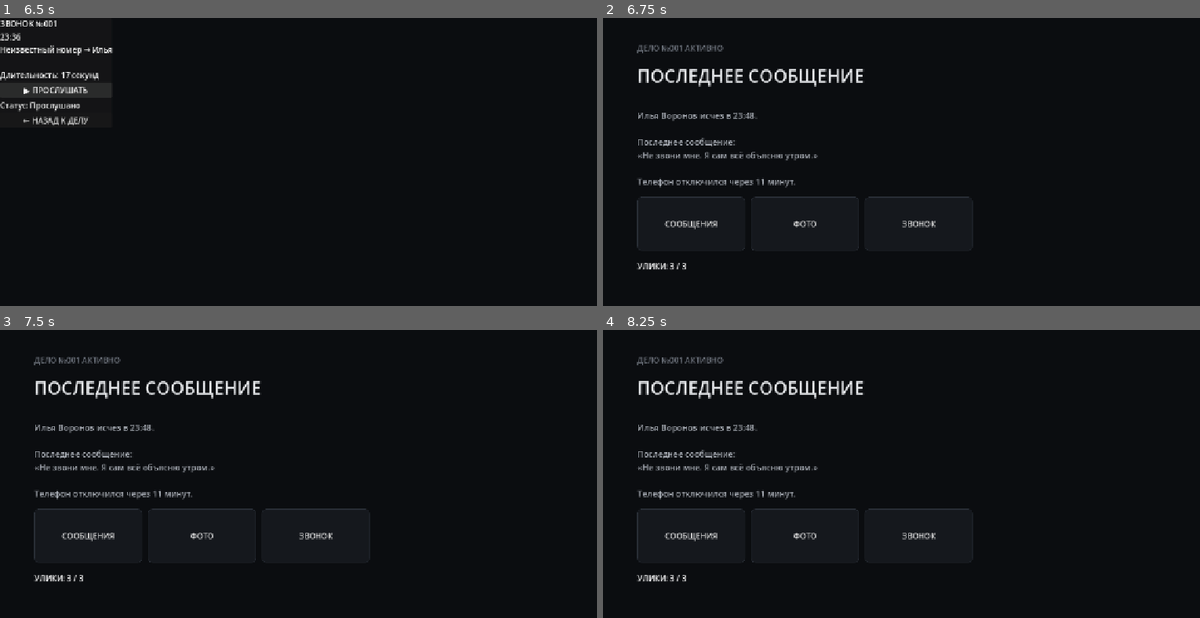
Above: before the commit, frames 1-4 (two rows, left to right).
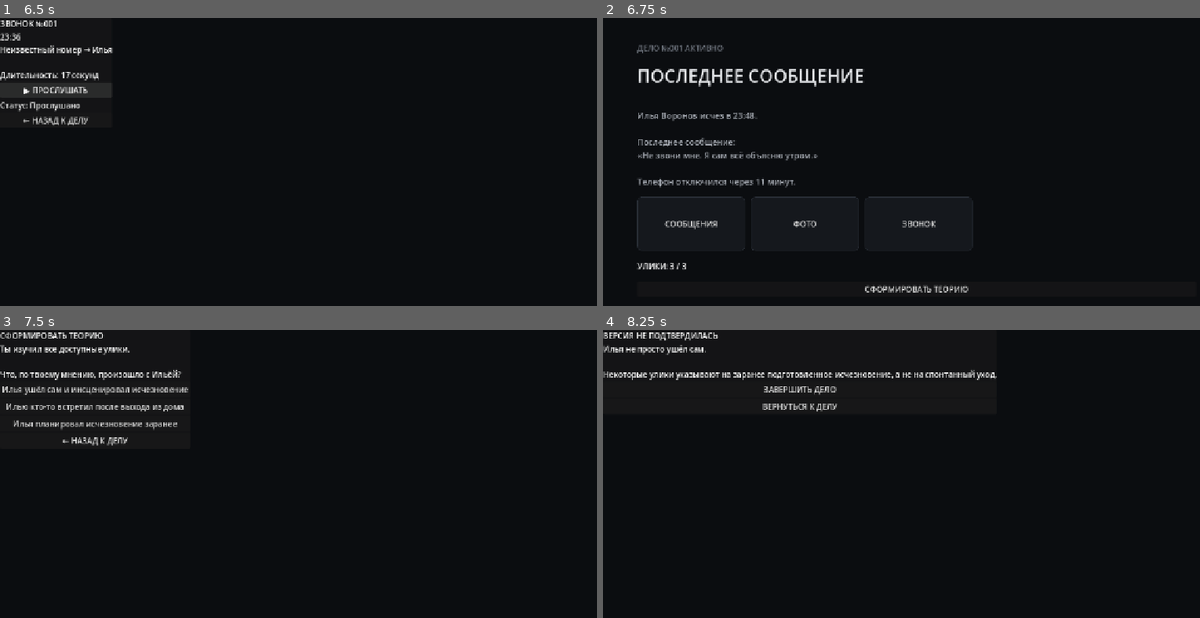
Above: after the commit, the same moments.

Repository: Trostinkka/CASEFILE
Game: Godot game, scene res://scenes/case_001.tscn
The game is run twice, just before and just after one commit, with the same random seed, the same clock (stepped at 60 frames per second) and the same inputs.
Inputs (mouse positions are in pixels of both pictures, inside the frame that each line leads up to):
- Up to frame 1 (6.5 s): click "СООБЩЕНИЯ" at 0.5 s; click "← НАЗАД К ДЕЛУ" at 1.25 s; click "ФОТО" at 2 s; click "← НАЗАД К ДЕЛУ" at 2.75 s; click "ЗВОНОК" at 3.5 s; click "▶ ПРОСЛУШАТЬ" at 4.25 s; click "▶ ПРОСЛУШАТЬ" at 5 s; click "▶ ПРОСЛУШАТЬ" at 5.75 s
- Up to frame 2 (6.75 s): click "← НАЗАД К ДЕЛУ" at 6.5 s
- Up to frame 3 (7.5 s): click (316, 600) at 7.25 s, where only the run after the commit has a clickable "СФОРМИРОВАТЬ ТЕОРИЮ"
- Up to frame 4 (8.25 s): click (698, 390) at 8 s, where only the run after the commit has a clickable "Илья ушёл сам и инсценировал …"

Frame 1 is identical in both runs. In frame 2, 0.3% of the frame differs, in the area x 43-62%, y 92-96%; in frame 3, 5.4%, in the area x 0-62%, y 0-88%; in frame 4, 5.0%.

Commit message:
add theory block

Diff:
--- a/scenes/case_001.tscn
+++ b/scenes/case_001.tscn
@@ -174,6 +174,10 @@
 layout_mode = 2
 text = "УЛИКИ: 0 / 3"
 
+[node name="TheoryButton" type="Button" parent="Content/MainContainer" unique_id=2115898349]
+layout_mode = 2
+text = "СФОРМИРОВАТЬ ТЕОРИЮ"
+
 [node name="MessagesPanel" type="PanelContainer" parent="." unique_id=207583073]
 visible = false
 layout_mode = 0
@@ -272,11 +276,100 @@
 [node name="BackButton" type="Button" parent="CallPanel/CallContent" unique_id=393154187]
 layout_mode = 2
 text = "← НАЗАД К ДЕЛУ"
+
+[node name="TheoryPanel" type="PanelContainer" parent="." unique_id=497561385]
+visible = false
+layout_mode = 0
+offset_right = 40.0
+offset_bottom = 40.0
+
+[node name="TheoryContent" type="VBoxContainer" parent="TheoryPanel" unique_id=1972856519]
+layout_mode = 2
+
+[node name="TheoryTitle" type="Label" parent="TheoryPanel/TheoryContent" unique_id=1223381762]
+layout_mode = 2
+text = "СФОРМИРОВАТЬ ТЕОРИЮ"
+
+[node name="TheoryDescription" type="Label" parent="TheoryPanel/TheoryContent" unique_id=290876879]
+layout_mode = 2
+text = "Ты изучил все доступные улики.
+
+Что, по твоему мнению, произошло с Ильёй?"
+
+[node name="TheoryButton1" type="Button" parent="TheoryPanel/TheoryContent" unique_id=205762113]
+layout_mode = 2
+text = "Илья ушёл сам и инсценировал исчезновение"
+
+[node name="TheoryButton2" type="Button" parent="TheoryPanel/TheoryContent" unique_id=1653281929]
+layout_mode = 2
+text = "Илью кто-то встретил после выхода из дома"
+
+[node name="TheoryButton3" type="Button" parent="TheoryPanel/TheoryContent" unique_id=2082604216]
+layout_mode = 2
+text = "Илья планировал исчезновение заранее"
+
+[node name="BackButton" type="Button" parent="TheoryPanel/TheoryContent" unique_id=677942181]
+layout_mode = 2
+text = "← НАЗАД К ДЕЛУ"
+
+[node name="ResultPanel" type="PanelContainer" parent="." unique_id=1169427289]
+visible = false
+layout_mode = 0
+offset_right = 40.0
+offset_bottom = 40.0
+
+[node name="ResultContent" type="VBoxContainer" parent="ResultPanel" unique_id=1021682744]
+layout_mode = 2
+
+[node name="ResultTitle" type="Label" parent="ResultPanel/ResultContent" unique_id=1558360375]
+layout_mode = 2
+text = "РАССЛЕДОВАНИЕ ЗАВЕРШЕНО"
+
+[node name="ResultDescription" type="Label" parent="ResultPanel/ResultContent" unique_id=513569836]
+layout_mode = 2
+text = "Ты выбрал свою версию произошедшего."
+
+[node name="FinishCaseButton" type="Button" parent="ResultPanel/ResultContent" unique_id=688703720]
+layout_mode = 2
+text = "ЗАВЕРШИТЬ ДЕЛО"
+
+[node name="BackToCaseButton" type="Button" parent="ResultPanel/ResultContent" unique_id=434117672]
+layout_mode = 2
+text = "ВЕРНУТЬСЯ К ДЕЛУ"
+
+[node name="EndPanel" type="PanelContainer" parent="." unique_id=1533389738]
+visible = false
+layout_mode = 0
+offset_right = 40.0
+offset_bottom = 40.0
+
+[node name="EndContent" type="VBoxContainer" parent="EndPanel" unique_id=1132932231]
+layout_mode = 2
+
+[node name="EndTitle" type="Label" parent="EndPanel/EndContent" unique_id=2077840818]
+layout_mode = 2
+text = "РАССЛЕДОВАНИЕ ЗАВЕРШЕНО"
+
+[node name="EndDescription" type="Label" parent="EndPanel/EndContent" unique_id=708496036]
+layout_mode = 2
+text = "Итог расследования"
+
+[node name="EndButton" type="Button" parent="EndPanel/EndContent" unique_id=1073337379]
+layout_mode = 2
+text = "ВЕРНУТЬСЯ К ДЕЛАМ"
 
 [connection signal="pressed" from="Content/MainContainer/EvidenceContainer/MessagesButton" to="." method="_on_messages_button_pressed"]
 [connection signal="pressed" from="Content/MainContainer/EvidenceContainer/PhotoButton" to="." method="_on_photo_button_pressed"]
 [connection signal="pressed" from="Content/MainContainer/EvidenceContainer/CallButton" to="." method="_on_call_button_pressed"]
+[connection signal="pressed" from="Content/MainContainer/TheoryButton" to="." method="_on_theory_button_pressed"]
 [connection signal="pressed" from="MessagesPanel/MessagesContent/BackButton" to="." method="_on_back_button_pressed"]
 [connection signal="pressed" from="PhotoPanel/PhotoContent/BackButton" to="." method="_on_photo_back_button_pressed"]
 [connection signal="pressed" from="CallPanel/CallContent/ListenButton" to="." method="_on_listen_button_pressed"]
 [connection signal="pressed" from="CallPanel/CallContent/BackButton" to="." method="_on_call_back_button_pressed"]
+[connection signal="pressed" from="TheoryPanel/TheoryContent/TheoryButton1" to="." method="_on_theory_button_1_pressed"]
+[connection signal="pressed" from="TheoryPanel/TheoryContent/TheoryButton2" to="." method="_on_theory_button_2_pressed"]
+[connection signal="pressed" from="TheoryPanel/TheoryContent/TheoryButton3" to="." method="_on_theory_button_3_pressed"]
+[connection signal="pressed" from="TheoryPanel/TheoryContent/BackButton" to="." method="_on_back_button_pressed"]
+[connection signal="pressed" from="ResultPanel/ResultContent/FinishCaseButton" to="." method="_on_finish_case_button_pressed"]
+[connection signal="pressed" from="ResultPanel/ResultContent/BackToCaseButton" to="." method="_on_back_to_case_button_pressed"]
+[connection signal="pressed" from="EndPanel/EndContent/EndButton" to="." method="_on_end_button_pressed"]
--- a/scripts/case_001.gd
+++ b/scripts/case_001.gd
@@ -4,18 +4,24 @@
 var messages_found := false
 var photo_found := false
 var evidence_found := 0
+var theory_answered := false
+var case_solved := false
 
 
 func _ready() -> void:
 	$MessagesPanel.hide()
 	$PhotoPanel.hide()
 	$CallPanel.hide()
+	$Content/MainContainer/TheoryButton.hide()
 
 	update_evidence_counter()
 
 
 func update_evidence_counter() -> void:
 	$Content/MainContainer/EvidenceCounter.text = "УЛИКИ: %d / 3" % evidence_found
+
+	if evidence_found >= 3 and not theory_answered:
+		$Content/MainContainer/TheoryButton.show()
 
 
 # =========================
@@ -77,3 +83,73 @@
 func _on_call_back_button_pressed() -> void:
 	$CallPanel.hide()
 	$Content.show()
+
+
+
+# =========================
+# Теориии
+# =========================
+
+
+func _on_theory_button_pressed() -> void:
+		$Content.hide()
+		$TheoryPanel.show()
+
+
+func _on_theory_button_1_pressed() -> void:
+		show_result(
+		"ВЕРСИЯ НЕ ПОДТВЕРДИЛАСЬ",
+		"Илья не просто ушёл сам.\n\n"
+		+ "Некоторые улики указывают на заранее подготовленное исчезновение, "
+		+ "а не на спонтанный уход."
+	)
+
+
+func _on_theory_button_2_pressed() -> void:
+		show_result(
+		"ВЕРСИЯ НЕ ПОДТВЕРДИЛАСЬ",
+		"Нет достаточных доказательств того, что Илью кто-то встретил "
+		+ "после выхода из дома.\n\n"
+		+ "Следы указывают на другую последовательность событий."
+	)
+
+
+func _on_theory_button_3_pressed() -> void:
+		case_solved = true
+
+		show_result(
+		"ДЕЛО РАСКРЫТО",
+		"Илья действительно планировал исчезновение заранее.\n\n"
+		+ "Сообщение, отключённый телефон и подготовленные ключи указывают "
+		+ "на то, что исчезновение не было спонтанным."
+	)
+
+
+func _on_back_to_case_button_pressed() -> void:
+	$ResultPanel.hide()
+	$Content.show()
+	$Content/MainContainer/TheoryButton.hide()
+
+
+func show_result(title: String, description: String) -> void:
+	theory_answered = true
+
+	$TheoryPanel.hide()
+	$ResultPanel.show()
+
+	$ResultPanel/ResultContent/ResultTitle.text = title
+	$ResultPanel/ResultContent/ResultDescription.text = description
+
+
+func _on_finish_case_button_pressed() -> void:
+	$ResultPanel.hide()
+	$EndPanel.show()
+
+	if case_solved:
+		$EndPanel/EndContent/EndDescription.text = "ДЕЛО №001 РАСКРЫТО\n\nТы правильно восстановил последовательность событий."
+	else:
+		$EndPanel/EndContent/EndDescription.text = "ДЕЛО №001 НЕ РАСКРЫТО\n\nТвоя версия не совпала с реальными событиями."
+
+
+func _on_end_button_pressed() -> void:
+	get_tree().change_scene_to_file("res://scenes/Main.tscn")
--- a/scripts/main.gd
+++ b/scripts/main.gd
@@ -6,4 +6,4 @@
 	pass # Replace with function body.
 
 func _on_start_button_pressed() -> void:
-	print("Расследование началось")
+	get_tree().change_scene_to_file("res://scenes/case_001.tscn")
